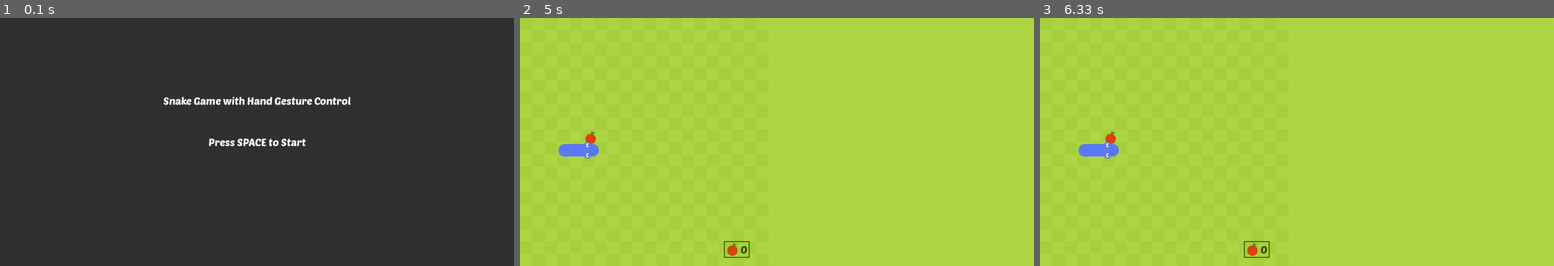
Above: before the commit, frames 1-3 (left to right).
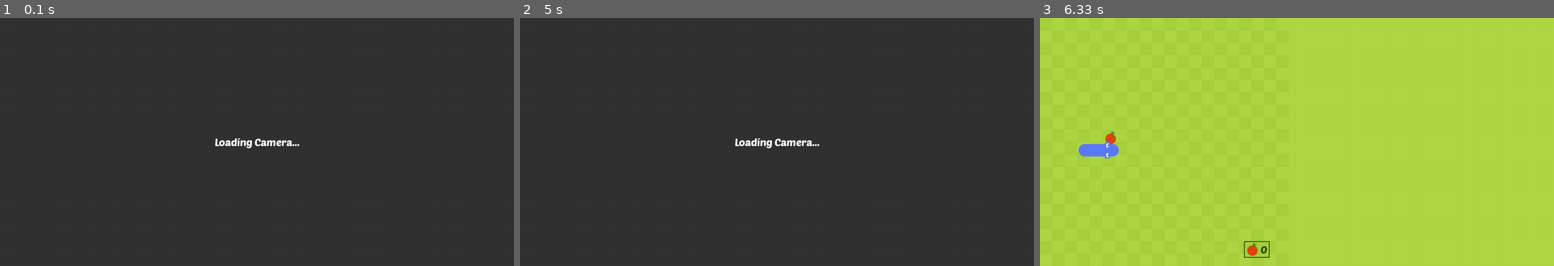
Above: after the commit, the same moments.

Repository: keishev/CSCI218-GroupAssignment
Game: pygame game, started from Snake-main/snake.py
Same seed, same stepped clock (60 frames per second), same inputs: the game is played once before the commit and once after it.
Inputs:
- Up to frame 1 (0.1 s): no input
- Up to frame 2 (5 s): tap Space at 4.83 s
- Up to frame 3 (6.33 s): tap Space at 5.23, 5.53 s

The runs differ from the first frame. In frame 1, 1.1% of the frame differs, in the area x 31-69%, y 31-53%; in frame 2, 100%, in the area x 0-100%, y 0-100%; in frame 3, nothing differs.

Commit message:
Added loading page

Diff:
--- a/Snake-main/snake.py
+++ b/Snake-main/snake.py
@@ -3,9 +3,10 @@
 import numpy as np
 
 
-START, PLAYING = "START", "PLAYING"
-game_state = START
-
+START, PLAYING, LOADING = "START", "PLAYING", "LOADING"
+game_state = LOADING
+loading_duration = 5
+loading_start_time = pygame.time.get_ticks() / 1000
 
 class SNAKE:
 	def __init__(self):
@@ -130,6 +131,12 @@
         self.screen.blit(title_text, title_rect)
         self.screen.blit(instruction_text, instruction_rect)
 
+    def draw_loading_screen(self):
+        self.screen.fill((50, 50, 50))
+        loading_text = self.game_font.render("Loading Camera...", True, (255, 255, 255))
+        loading_rect = loading_text.get_rect(center=(screen_width // 2, screen_height // 2))
+        self.screen.blit(loading_text, loading_rect)
+
 
 class MAIN:
 	def __init__(self):
@@ -198,10 +205,10 @@
 
 pygame.mixer.pre_init(44100,-16,2,512)
 pygame.init()
-# Define the screen dimensions
+
 cell_size = 30
 cell_number = 20
-webcam_width = 640  # Width for the webcam feed
+webcam_width = 640
 screen_width = (cell_number * cell_size) + webcam_width
 screen_height = cell_number * cell_size
 
@@ -306,7 +313,13 @@
                 game_state = PLAYING
                 print("Game state changed to PLAYING")
 
-    if game_state == START:
+    if game_state == LOADING:
+        screen_manager.draw_loading_screen()
+        current_time = pygame.time.get_ticks() / 1000
+        if current_time - loading_start_time >= loading_duration:
+            game_state = START
+
+    elif game_state == START:
         screen.fill((50, 50, 50))
         screen_manager.draw_start_screen()
 
@@ -329,7 +342,6 @@
                 except Exception as e:
                     print(f"Error displaying webcam feed: {e}")
 
-
         if not 0 <= main_game.snake.body[0].x < cell_number or not 0 <= main_game.snake.body[0].y < cell_number:
             print("Collision with wall. Resetting game...")
             main_game.snake.reset()
